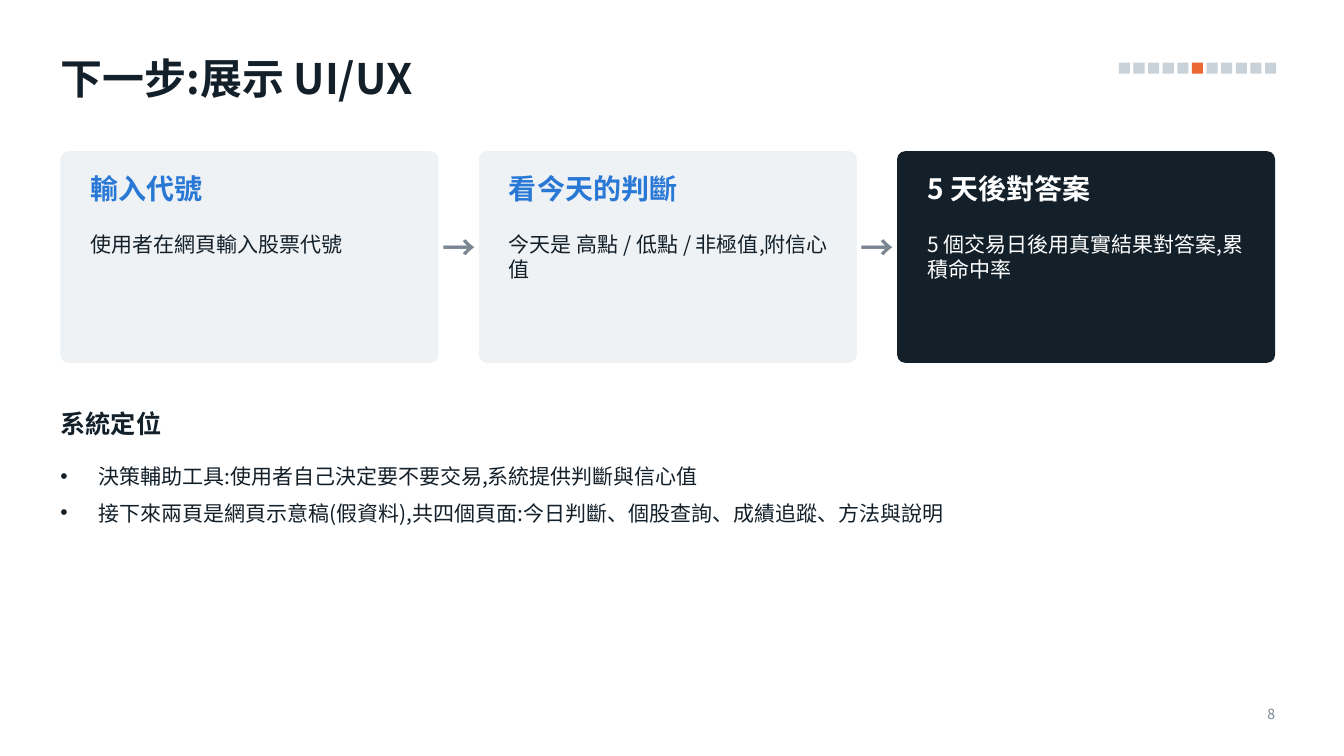
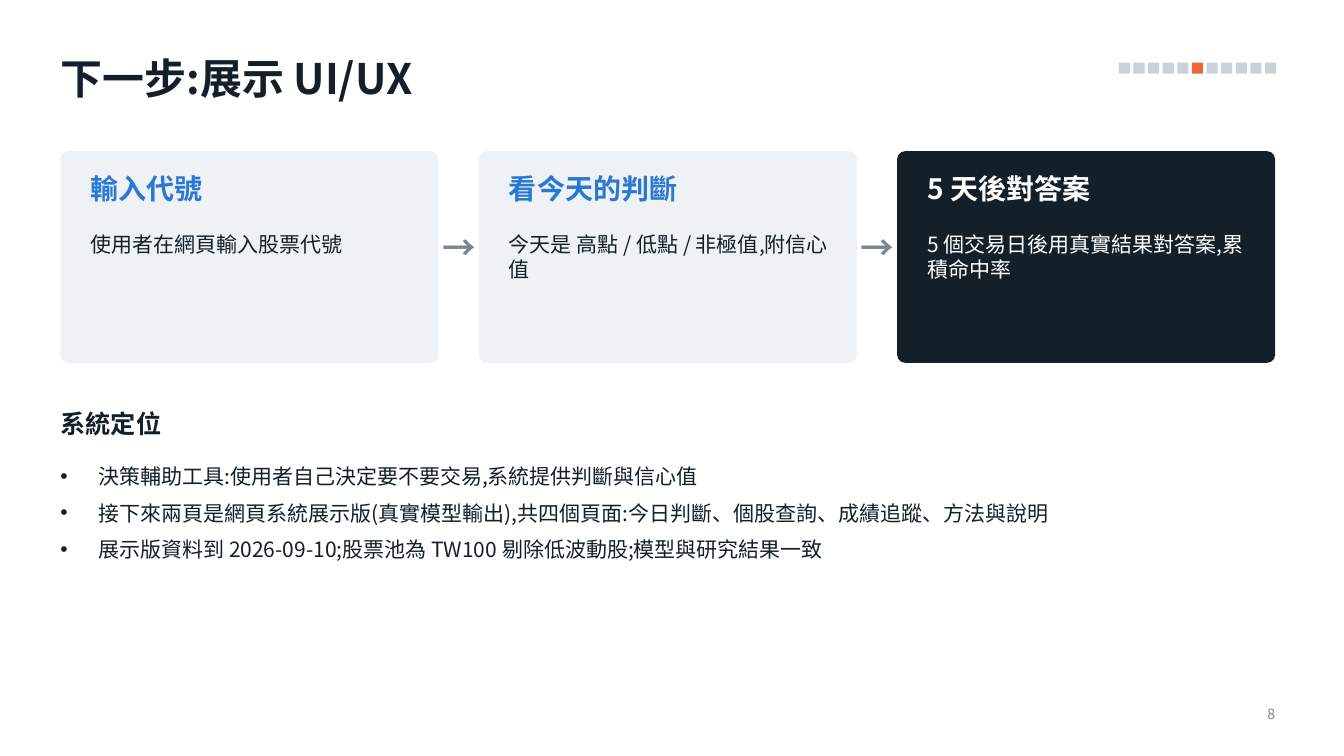
Before and after one commit to alextixu/fcukproject, a slide deck: slide 8 of method_kline_peak/report/kline_peak_report.pptx. Drawn at 1344x756 pixels with LibreOffice and Linux fonts; fonts in the diff are those of the drawing. Boxes give left, top, right and bottom in pixels: in the first picture for what was removed or moved away, otherwise in the second. Text is boxed around its words. In the diff, an @@ line names an element or a change of style, - is before the commit and + after.

```diff
--- a/method_kline_peak/report/kline_peak_report.pptx
+++ b/method_kline_peak/report/kline_peak_report.pptx
@@ text at bbox=[98, 503, 1048, 561]: text changed @@
-• 接下來兩頁是網頁示意稿(假資料),共四個頁面:今日判斷、個股查詢、成績追蹤、方法與說明
+• 接下來兩頁是網頁系統展示版(真實模型輸出),共四個頁面:今日判斷、個股查詢、成績追蹤、方法與說明
+• 展示版資料到 2026-09-10;股票池為 TW100 剔除低波動股;模型與研究結果一致
```
Also in this commit, not shown: 2 other slides changed, 5 other files.
